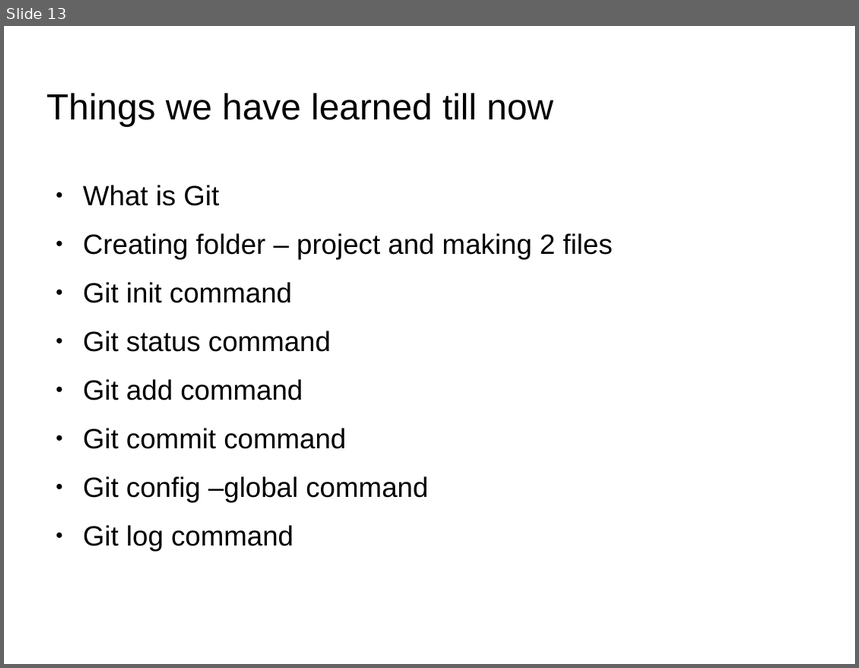
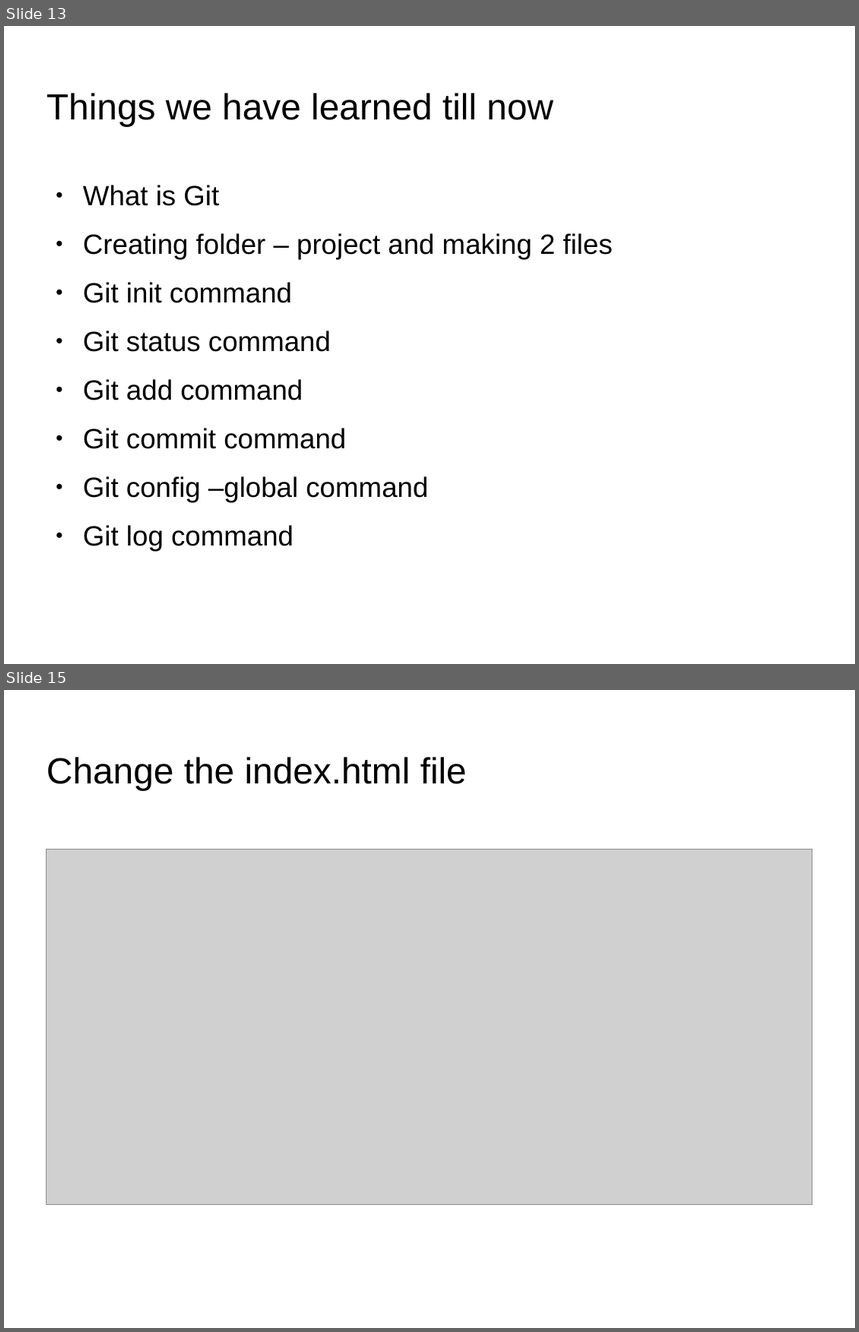
Before and after one commit to anumsh/Learning-Git-and-Github, a slide deck: git_and_GitHub.odp. Shown one above the other, each under a label of ours: slide 13 before the commit, slides 13 and 15 after it; the slides between them are not shown. The pictures are 859x668 and 859x1332 pixels, drawn with LibreOffice and Linux fonts; fonts in the diff are those of the drawing; grey boxes stand for pictures; background and template pictures are left out. Boxes give left, top, right and bottom in pixels: in the first picture for what was removed or moved away, otherwise in the second. Text is boxed around its words. In the diff, an @@ line names an element or a change of style, - is before the commit and + after.

```diff
--- a/git_and_GitHub.odp
+++ b/git_and_GitHub.odp
@@ slide 15 added at box(4, 690, 855, 1328), background picture (left out) @@
@@ title added at box(47, 757, 467, 790), 33.9 pt, text #000000 @@
+Change the index.html file
@@ picture added at box(47, 849, 813, 1205) @@
```
Also in this commit, not shown: 3 other slides added.
